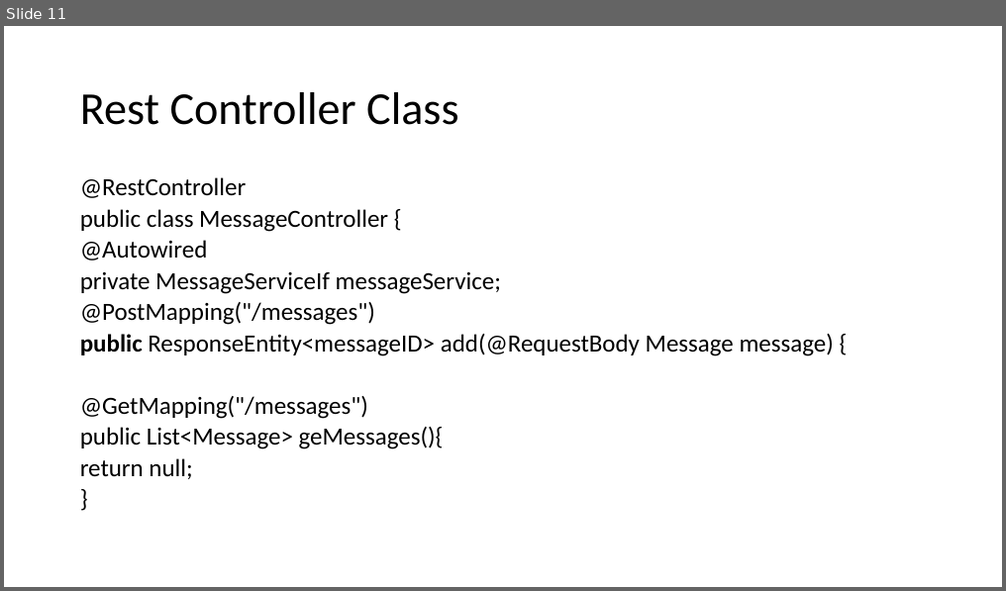
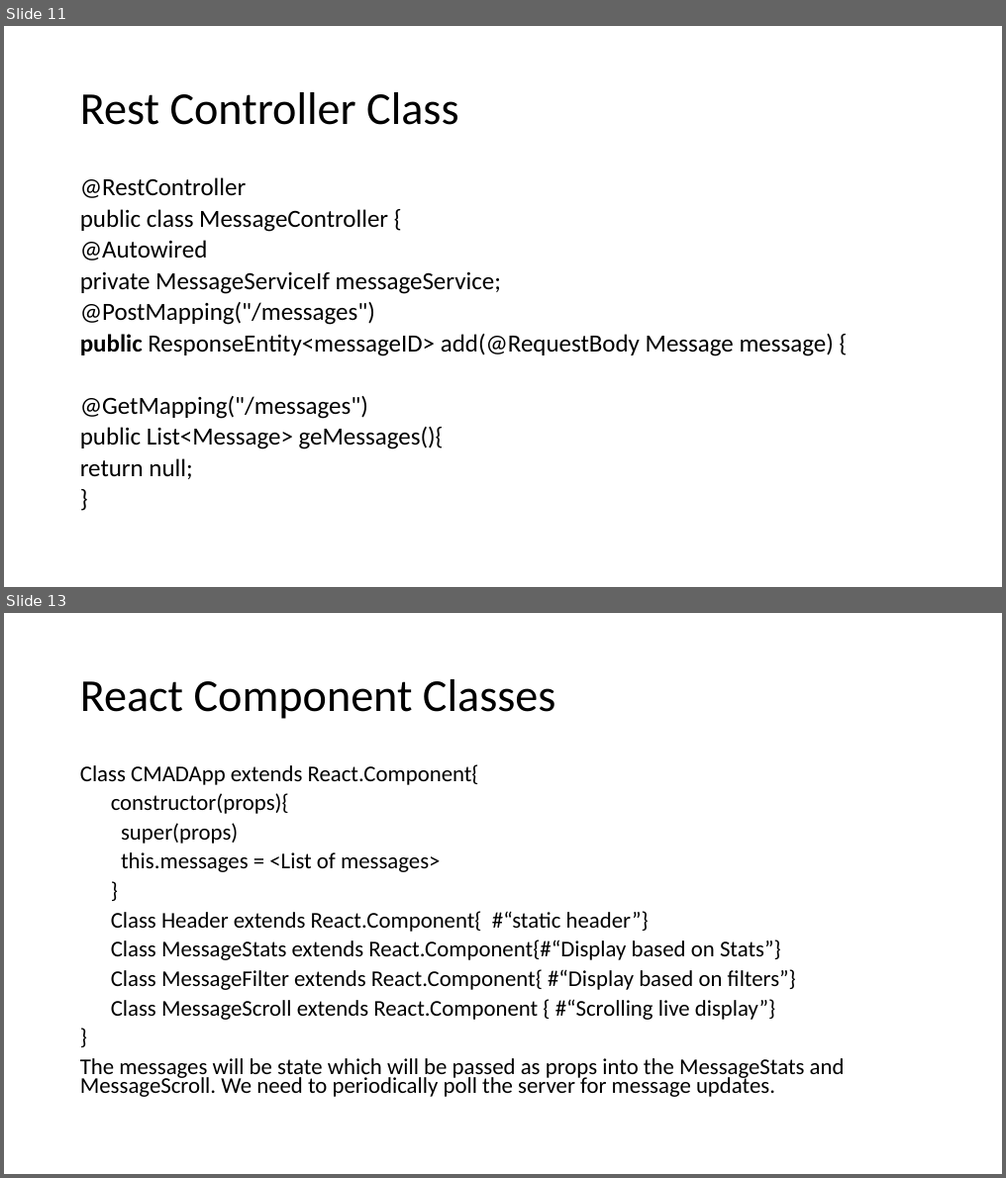
Before and after one commit to ritmehra/DeviceManager, a slide deck: DeviceManager/CMAD_prezo.pptx. Shown one above the other, each under a label of ours: slide 11 before the commit, slides 11 and 13 after it; the slides between them are not shown. The pictures are 1006x591 and 1006x1178 pixels, drawn with LibreOffice and Linux fonts; fonts in the diff are those of the drawing. Boxes give left, top, right and bottom in pixels: in the first picture for what was removed or moved away, otherwise in the second. Text is boxed around its words. In the diff, an @@ line names an element or a change of style, - is before the commit and + after.

```diff
--- a/DeviceManager/CMAD_prezo.pptx
+++ b/DeviceManager/CMAD_prezo.pptx
@@ slide 13 added at [4, 613, 1002, 1174], background #FFFFFF @@
@@ title added at [80, 679, 555, 719], 44 pt, text #000000 @@
+React Component Classes
@@ text added at [80, 764, 845, 1097], 21.7 pt, text #000000 @@
+Class CMADApp extends React.Component{
+constructor(props){
+super(props)
+this.messages = <List of messages>
+}
+Class Header extends React.Component{ #“static header”}
+Class MessageStats extends React.Component{#“Display based on Stats”}
+Class MessageFilter extends React.Component{ #“Display based on filters”}
+Class MessageScroll extends React.Component { #“Scrolling live display”}
+}
+The messages will be state which will be passed as props into the MessageStats and MessageScroll. We need to periodically poll the server for message updates.
```
Also in this commit, not shown: 1 other slide added.
